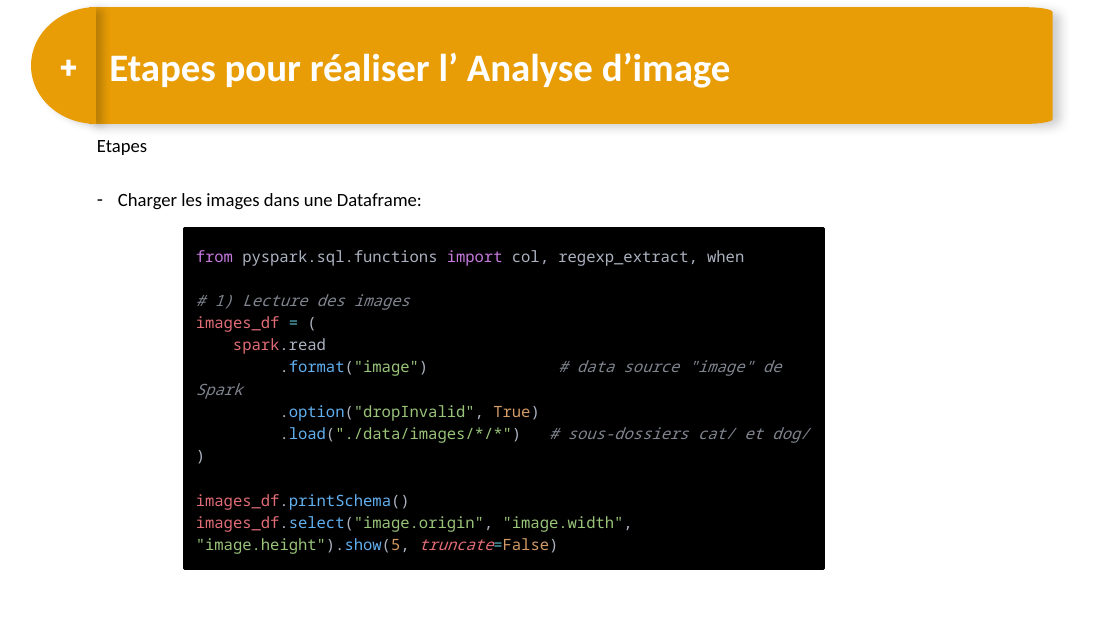
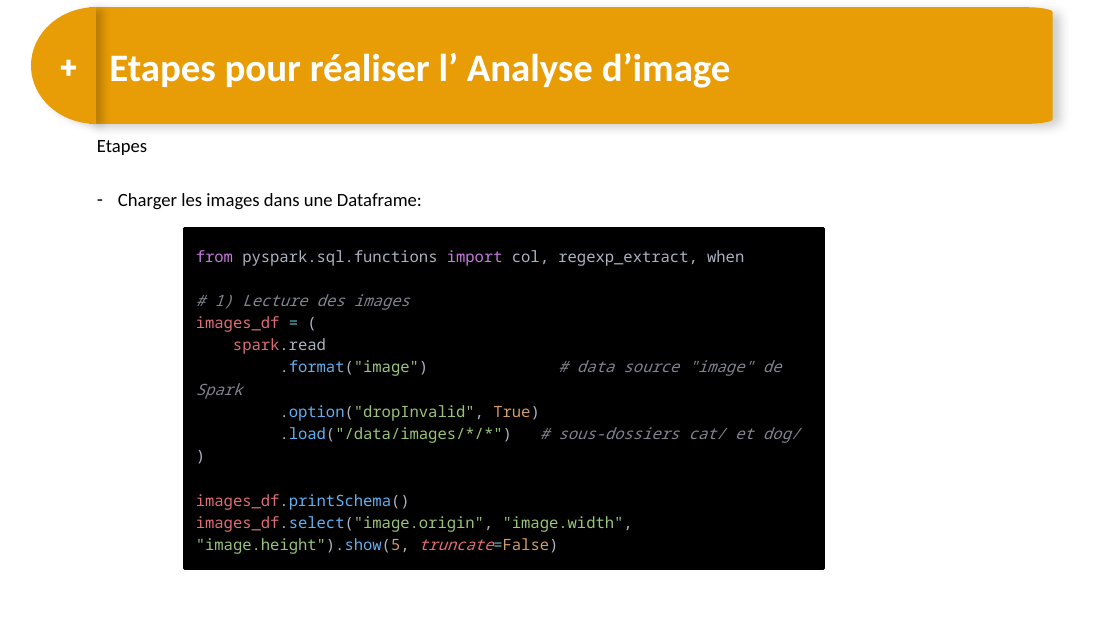
Before and after one commit to DARGOUARCH/spark_formation, a slide deck: slide 6 of 9 - NSparkAvancé - Images.pptx. Drawn at 1120x630 pixels with LibreOffice and Linux fonts; fonts in the diff are those of the drawing. Boxes give left, top, right and bottom in pixels: in the first picture for what was removed or moved away, otherwise in the second. Text is boxed around its words. In the diff, an @@ line names an element or a change of style, - is before the commit and + after.

Commit message:
ajout du déploiement des images et du modèle dans spark-master

```diff
--- a/9 - NSparkAvancé - Images.pptx
+++ b/9 - NSparkAvancé - Images.pptx
@@ text in rectangle at [280, 427, 800, 443]: text changed @@
-.load("./data/images/*/*") # sous-dossiers cat/ et dog/
+.load("/data/images/*/*") # sous-dossiers cat/ et dog/
```
Also in this commit, not shown: 4 other slides changed, 1 slide added, 1 slide removed, 1 other file.
